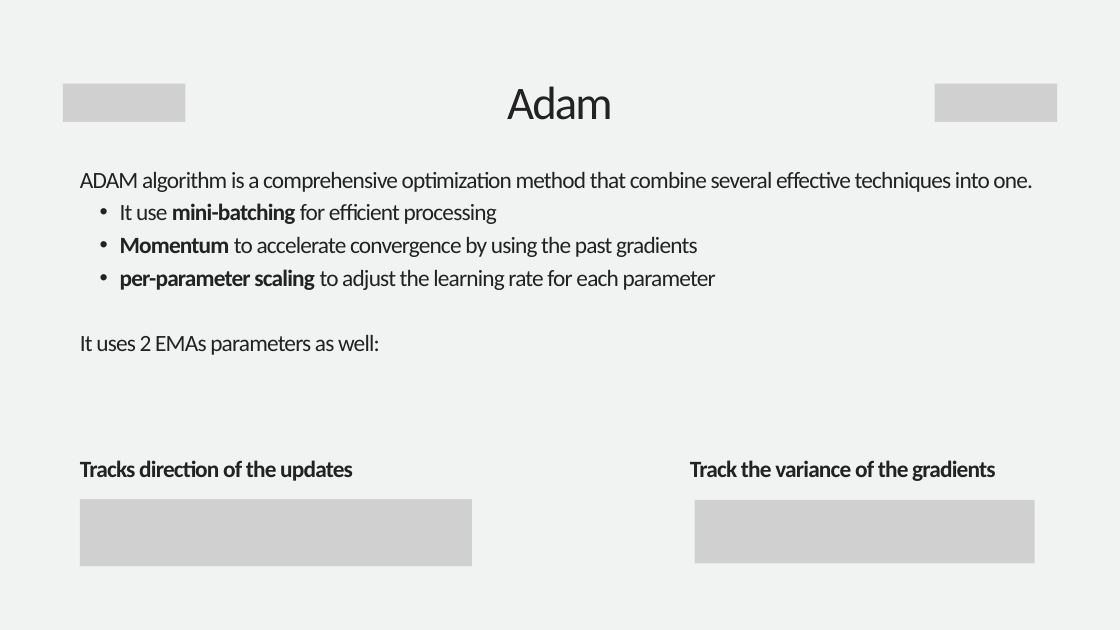
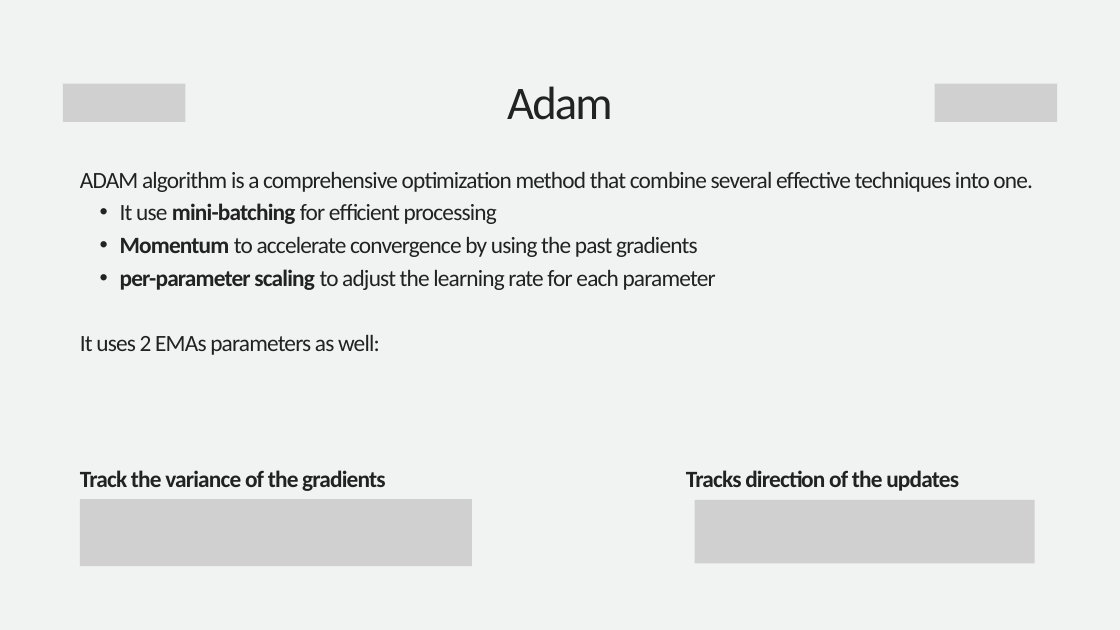
Before and after one commit to hu1909/AdaDelta_and_ADAM, a slide deck: slide 9 of AdaDelta & Adam Algorithm.pptx. Drawn at 1120x630 pixels with LibreOffice and Linux fonts; fonts in the diff are those of the drawing; grey boxes stand for pictures. Boxes give left, top, right and bottom in pixels: in the first picture for what was removed or moved away, otherwise in the second. Text is boxed around its words. In the diff, an @@ line names an element or a change of style, - is before the commit and + after.

```diff
--- a/AdaDelta & Adam Algorithm.pptx
+++ b/AdaDelta & Adam Algorithm.pptx
@@ text "Track the variance of the ...": place and size @@
-text "Track the variance of the ..." at [690,460,996,481]
+text "Track the variance of the ..." at [80,470,386,491]
@@ text "Tracks direction of the updates": place and size @@
-text "Tracks direction of the updates" at [80,460,353,481]
+text "Tracks direction of the updates" at [686,470,959,491]
```
Also in this commit, not shown: 1 other slide changed.
